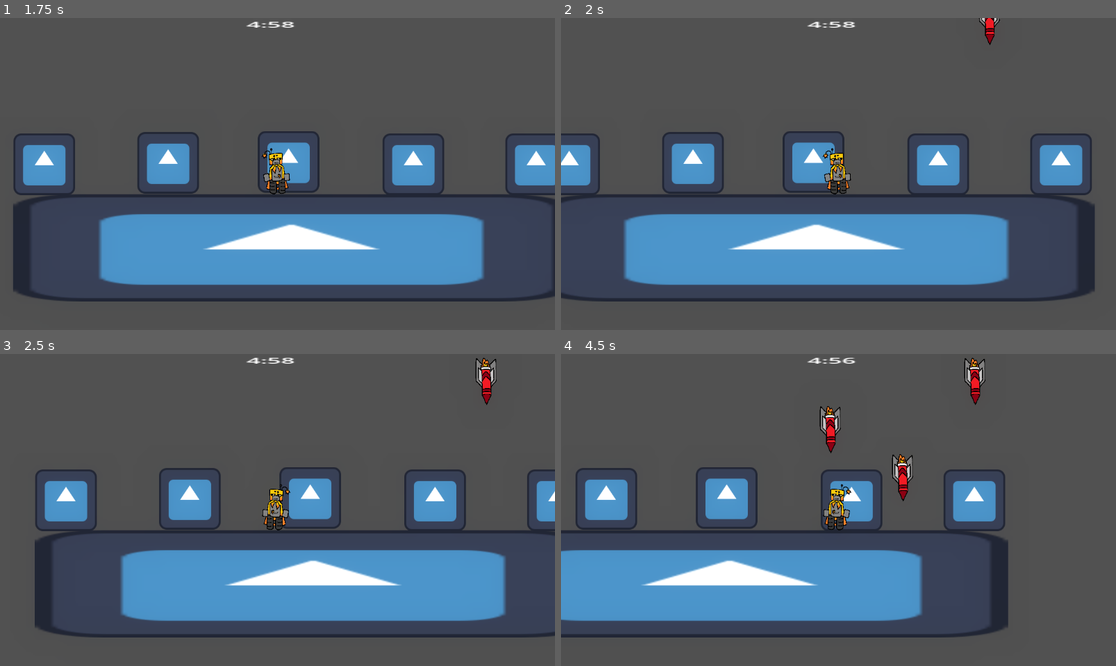
Above: before the commit, frames 1-4 (two rows, left to right).
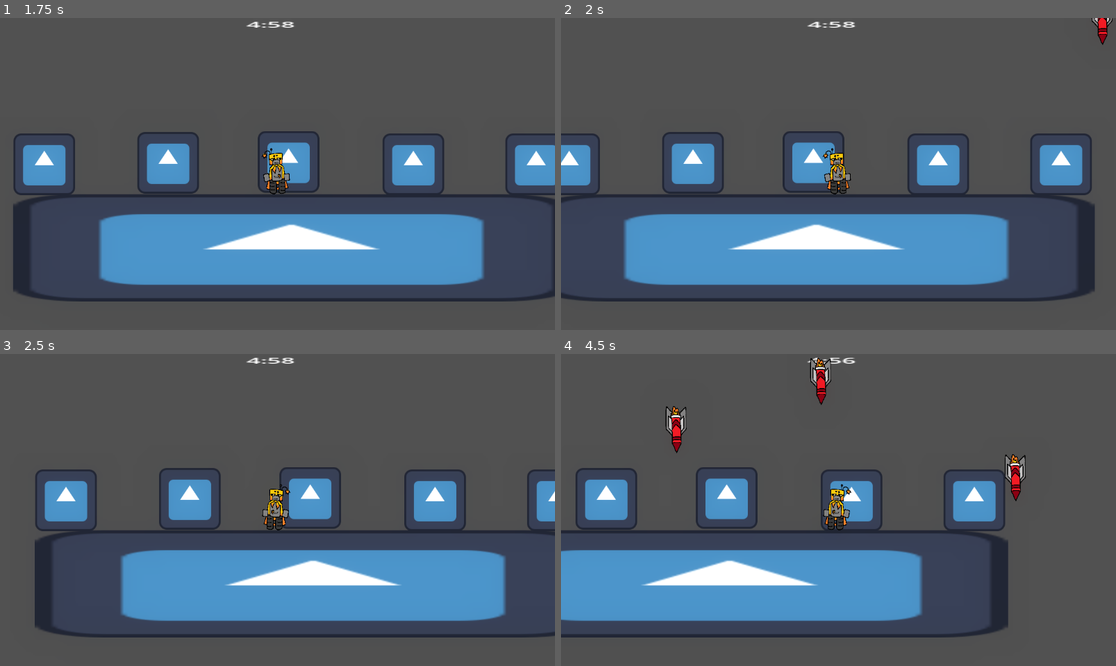
Above: after the commit, the same moments.

Repository: GeirlanthArchivest/oops--i-maybe-did-it-again
Game: Godot game, scene res://Scenes/main_level.tscn
Same seed, same stepped clock (60 frames per second), same inputs: the game is played once before the commit and once after it. The engine's default icon, where the game draws it, is replaced by a stand-in: a white triangle on a blue panel in a dark square.
Inputs (mouse positions are in pixels of both pictures, inside the frame that each line leads up to):
- Up to frame 1 (1.75 s): tap Enter (shoot) at 0.5, 1.35 s; move the mouse to (399, 158) at 0.52 s; hold Enter (shoot) 0.53-1.28 s; hold Right (move_right) from 0.53 s (still down); tap Space (jump) at 0.77, 1.52 s; move the mouse to (166, 189) at 1.27 s
- Up to frame 2 (2 s): keep holding Right (move_right)
- Up to frame 3 (2.5 s): move the mouse to (333, 441) at 2.02 s; release Right (move_right) at 2.03 s; hold Left (move_left) from 2.03 s (still down); hold Enter (shoot) from 2.03 s (still down)
- Up to frame 4 (4.5 s): move the mouse to (810, 572) at 2.77 s; release Left (move_left) at 2.78 s; release Enter (shoot) at 2.78 s; hold Right (move_right) 2.78-4.28 s; tap Enter (shoot) at 2.85, 4.35 s; tap Space (jump) at 3.02, 3.77 s; move the mouse to (1005, 556) at 3.52 s; hold Enter (shoot) 3.53-4.28 s; move the mouse to (672, 463) at 4.27 s; hold Left (move_left) from 4.28 s (still down)

Frame 1 is identical in both runs. In frame 2, 0.3% of the frame differs, in the area x 75-100%, y 0-9%; in frame 3, 0.4%; in frame 4, 2.2%, in the area x 18-84%, y 1-48%.

Commit message:
the player now gets damaged and dies to missiles

Diff:
--- a/oops!-i-maybe-did-it-again/Scenes/main_level.tscn
+++ b/oops!-i-maybe-did-it-again/Scenes/main_level.tscn
@@ -77,7 +77,13 @@
 position = Vector2(-255, -317)
 
 [node name="Marker2D3" type="Marker2D" parent="Camera2D/Spawnpoints" groups=["spawn"]]
-position = Vector2(315, -317)
+position = Vector2(251, -317)
+
+[node name="Marker2D4" type="Marker2D" parent="Camera2D/Spawnpoints" groups=["spawn"]]
+position = Vector2(549, -317)
+
+[node name="Marker2D5" type="Marker2D" parent="Camera2D/Spawnpoints" groups=["spawn"]]
+position = Vector2(-5, -317)
 
 [node name="StaticBody2D" type="StaticBody2D" parent="." groups=["Floor"]]
 position = Vector2(576, 449)
--- a/oops!-i-maybe-did-it-again/Scenes/missile.tscn
+++ b/oops!-i-maybe-did-it-again/Scenes/missile.tscn
@@ -11,7 +11,7 @@
 texture = ExtResource("1_1g1yv")
 script = ExtResource("2_u28tq")
 
-[node name="Hitbox" type="Area2D" parent="."]
+[node name="Hitbox" type="Area2D" parent="." groups=["Missile"]]
 
 [node name="CollisionShape2D" type="CollisionShape2D" parent="Hitbox"]
 position = Vector2(-14, -5)
--- a/oops!-i-maybe-did-it-again/Scenes/player.tscn
+++ b/oops!-i-maybe-did-it-again/Scenes/player.tscn
@@ -1,9 +1,12 @@
-[gd_scene load_steps=4 format=3 uid="uid://cga3myayrffbv"]
+[gd_scene load_steps=5 format=3 uid="uid://cga3myayrffbv"]
 
 [ext_resource type="Script" uid="uid://doxfloetb5vri" path="res://Scripts/player.gd" id="1_cvnsp"]
 [ext_resource type="Texture2D" uid="uid://dlkgrlqetitvk" path="res://Assets/Character.png" id="2_cvnsp"]
 
 [sub_resource type="CapsuleShape2D" id="CapsuleShape2D_cvnsp"]
+radius = 9.0
+
+[sub_resource type="CapsuleShape2D" id="CapsuleShape2D_6t5aa"]
 radius = 9.0
 
 [node name="Player" type="CharacterBody2D"]
@@ -24,4 +27,10 @@
 one_shot = true
 autostart = true
 
+[node name="Hitbox" type="Area2D" parent="."]
+
+[node name="CollisionShape2D" type="CollisionShape2D" parent="Hitbox"]
+shape = SubResource("CapsuleShape2D_6t5aa")
+
 [connection signal="timeout" from="Fire_rate_timer" to="." method="_on_fire_rate_timer_timeout"]
+[connection signal="area_shape_entered" from="Hitbox" to="." method="_on_hitbox_area_shape_entered"]
--- a/oops!-i-maybe-did-it-again/Scripts/player.gd
+++ b/oops!-i-maybe-did-it-again/Scripts/player.gd
@@ -5,11 +5,14 @@
 
 var bullet = preload("res://Scenes/bullet.tscn")
 var can_shoot = true
+var health:int
+var max_health = 10
 
 @onready var sprite = $Sprite2D
 
 func _ready():
 	Global.player = self
+	health = max_health
 
 func _exit_tree():
 	Global.player = null
@@ -50,3 +53,15 @@
 
 func _on_fire_rate_timer_timeout():
 	can_shoot = true
+
+func _on_hitbox_area_shape_entered(area_rid: RID, area: Area2D, area_shape_index: int, local_shape_index: int) -> void:
+	if area.is_in_group("Missile"):
+		if health >0:
+			health -= 2
+			print(health)
+		elif health <=0:
+			death()
+
+func death():
+	print("You Died")
+	get_tree().reload_current_scene()
